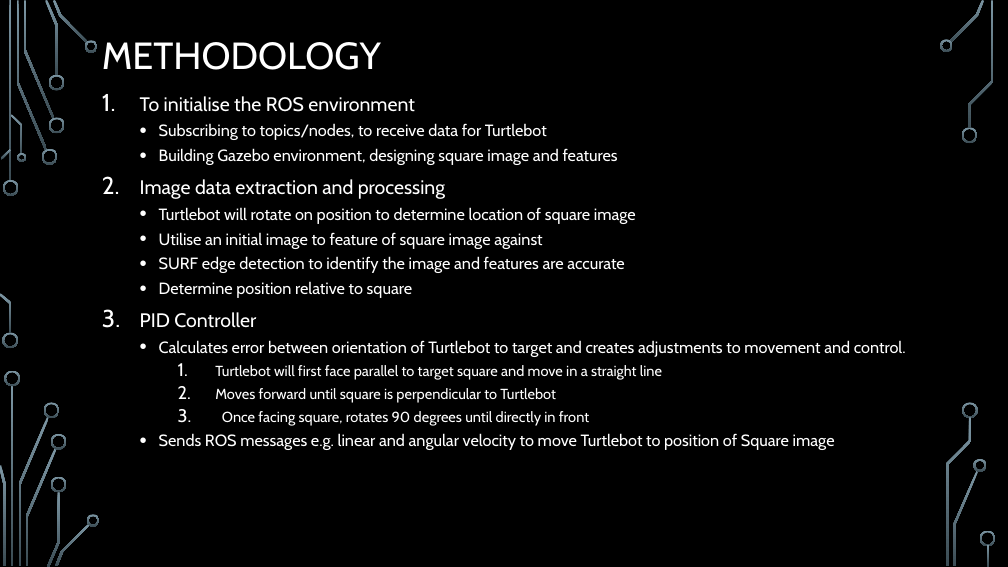
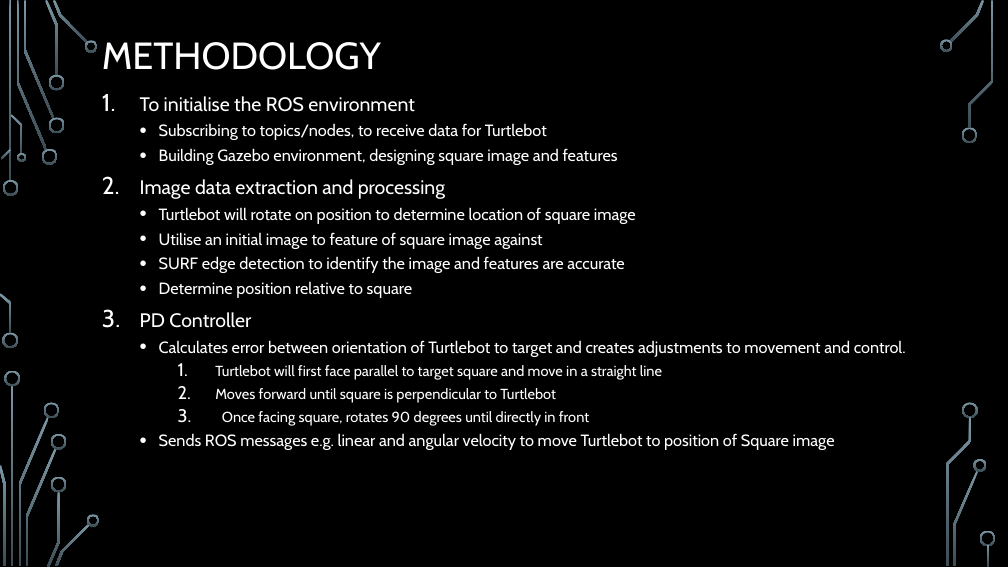
Before and after one commit to Orochi13479/mobileSquareTracker, a slide deck: slide 4 of Presentation Video - Group 6 Project 6.pptx. Drawn at 1008x567 pixels with LibreOffice and Linux fonts; fonts in the diff are those of the drawing; background and template pictures are left out. Boxes give left, top, right and bottom in pixels: in the first picture for what was removed or moved away, otherwise in the second. Text is boxed around its words. In the diff, an @@ line names an element or a change of style, - is before the commit and + after.

```diff
--- a/Presentation Video - Group 6 Project 6.pptx
+++ b/Presentation Video - Group 6 Project 6.pptx
@@ text at <box>140,312,251,328</box>: text changed @@
-3. PID Controller
+3. PD Controller
```
Also in this commit, not shown: 1 other slide changed.
